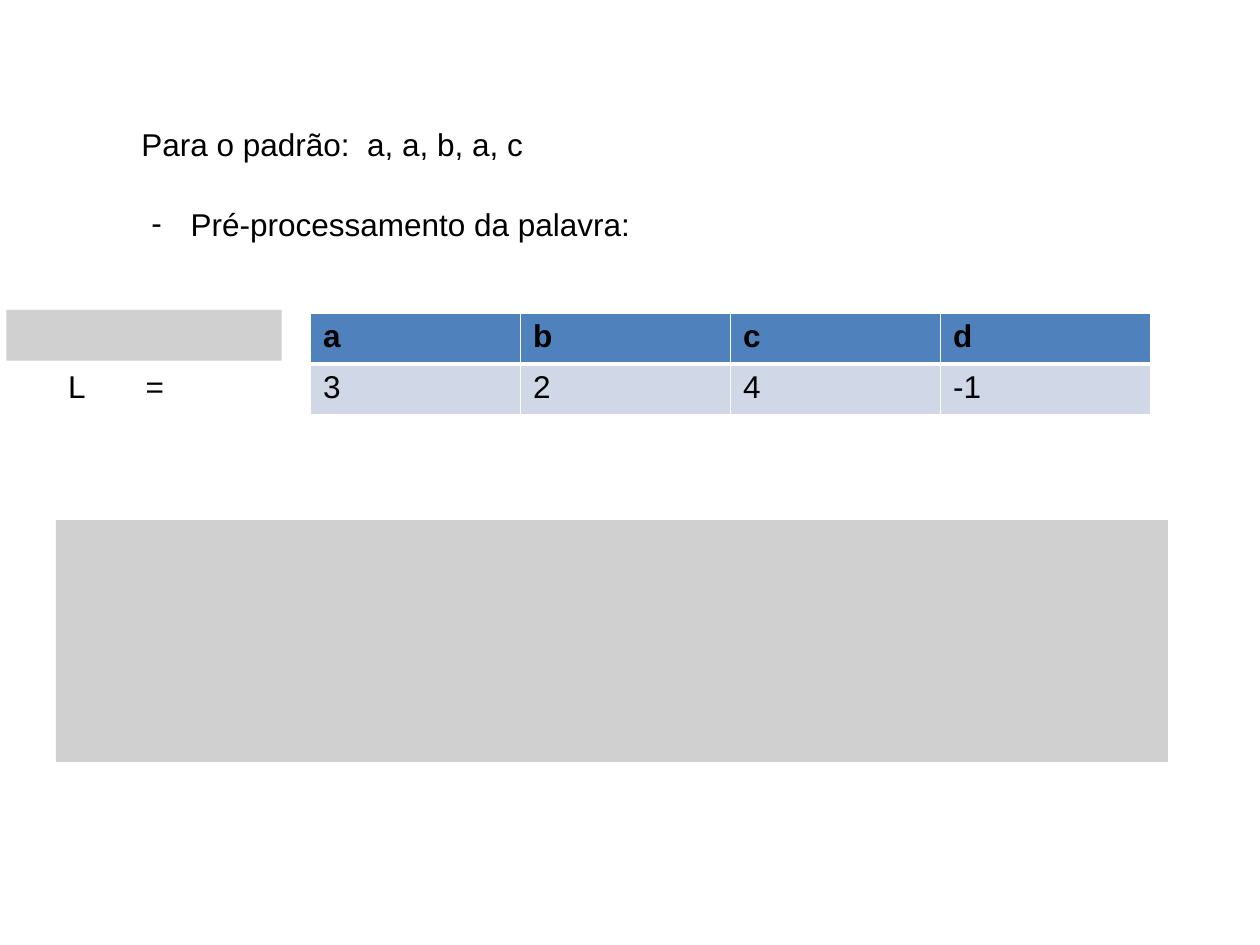
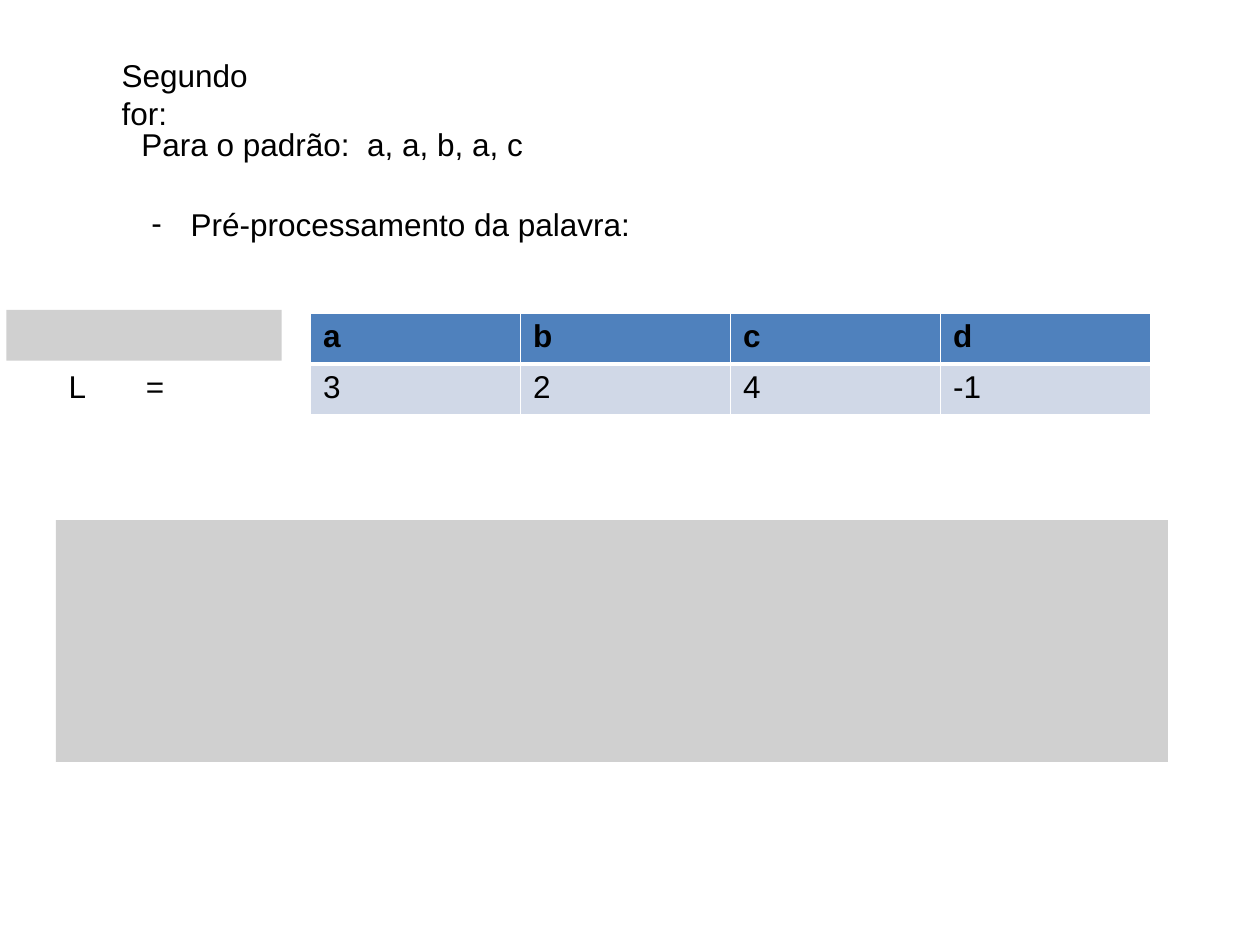
Before and after one commit to BartoAlheiros/Projeto-PAA, a slide deck: slide 9 of PAA 2a Oficina.pptx (slide 10 before the commit). Drawn at 1260x945 pixels with LibreOffice and Linux fonts; fonts in the diff are those of the drawing; grey boxes stand for pictures; background and template pictures are left out. Boxes give left, top, right and bottom in pixels: in the first picture for what was removed or moved away, otherwise in the second. Text is boxed around its words. In the diff, an @@ line names an element or a change of style, - is before the commit and + after.

```diff
--- a/PAA 2a Oficina.pptx
+++ b/PAA 2a Oficina.pptx
@@ text added at bbox=[122, 64, 248, 126], 18 pt, text #000000 @@
+Segundo for:
```
Also in this commit, not shown: 7 other slides changed, 6 slides added, 2 slides removed, 2 other files.
